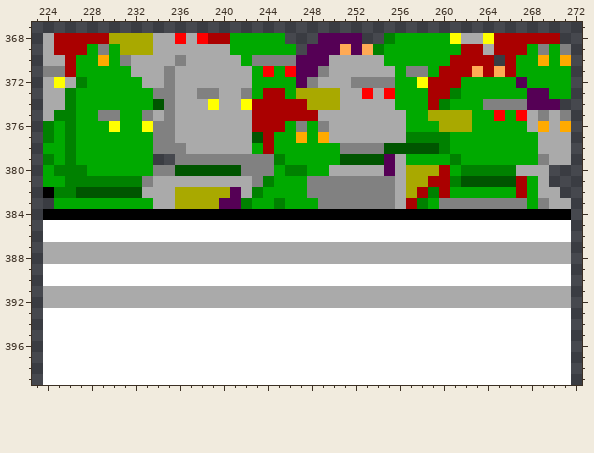
Pixel-art file -- Assets/Sprites/pixel-art-stuff/ground-tile-set.aseprite. The picture above is the old version.
848x400 pixels, 1 frame. Colours within 5 levels of each other are drawn and written as one. Shown: x 223..272, y 367..399. The commit also changed other parts of the picture, which this record leaves out.
Now the later version:
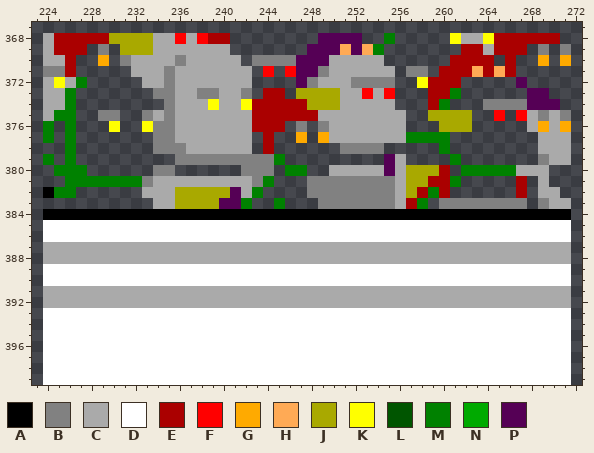
Palette (. is transparent): A #000000  B #818181  C #aaaaaa  D #ffffff  E #aa0000  F #ff0000  G #ffaa00  H #ffaa55  J #a9a900  K #ffff00  L #005500  M #008100  N #00aa00  P #550055
Difference:
Changed rows in their new state; - is an unchanged pixel.
Layer "base":
first column x 224:
368 -----------------.....----------.....-----------
369 ----.-.----------......--------.......------.-.-
370 ---..-.-----------.------------......------..-.-
371 ---.....-----------.-.----------.--.-------.....
372 ----.....----------....---------..----.....-....
373 ---.......---------.--.---------...---......--..
374 ---........---------------------...--...--------
375 ---..--..------------------------..----..-.-----
376 -.-...-..-------------.-.--------...---.....----
377 -.-.......---------.-..-.------------........---
378 ..-.......---------.-......----.....-........---
379 -.-.......------------.........--....-.......---
380 .---......--......---.--..-----------.----------
381 ..-------------------...--------------.....-.---
382 ---......-----------....-------------......-.---
383 -.........---------..-...----------.--------.---
Changed places in both pictures, as pixel boxes (x1, y1, x2, y2):
erased: (43, 33, 571, 209)
